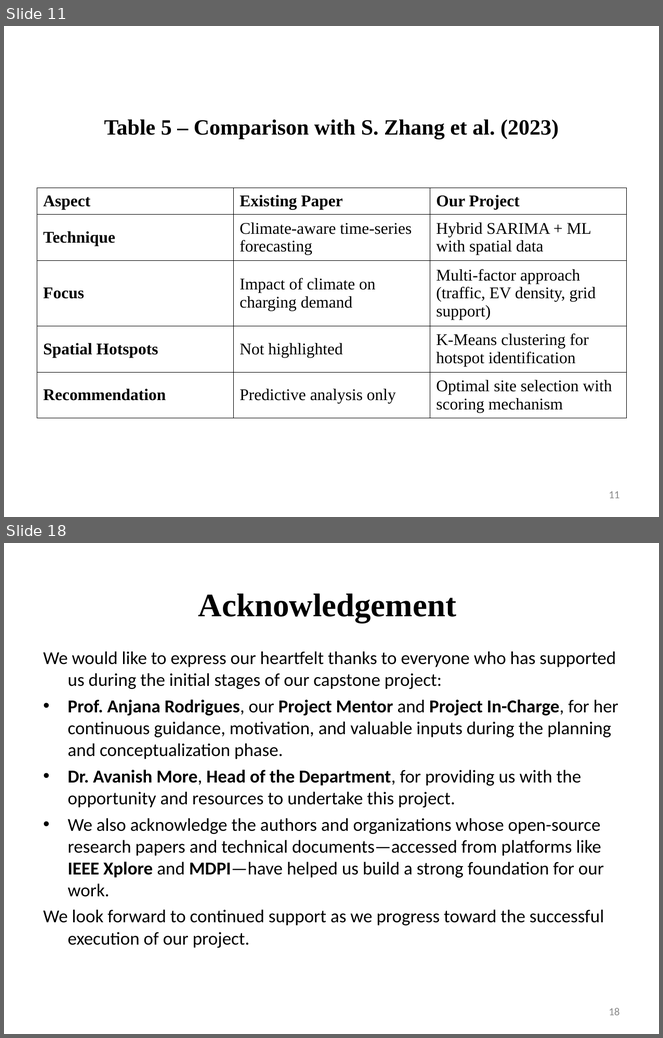
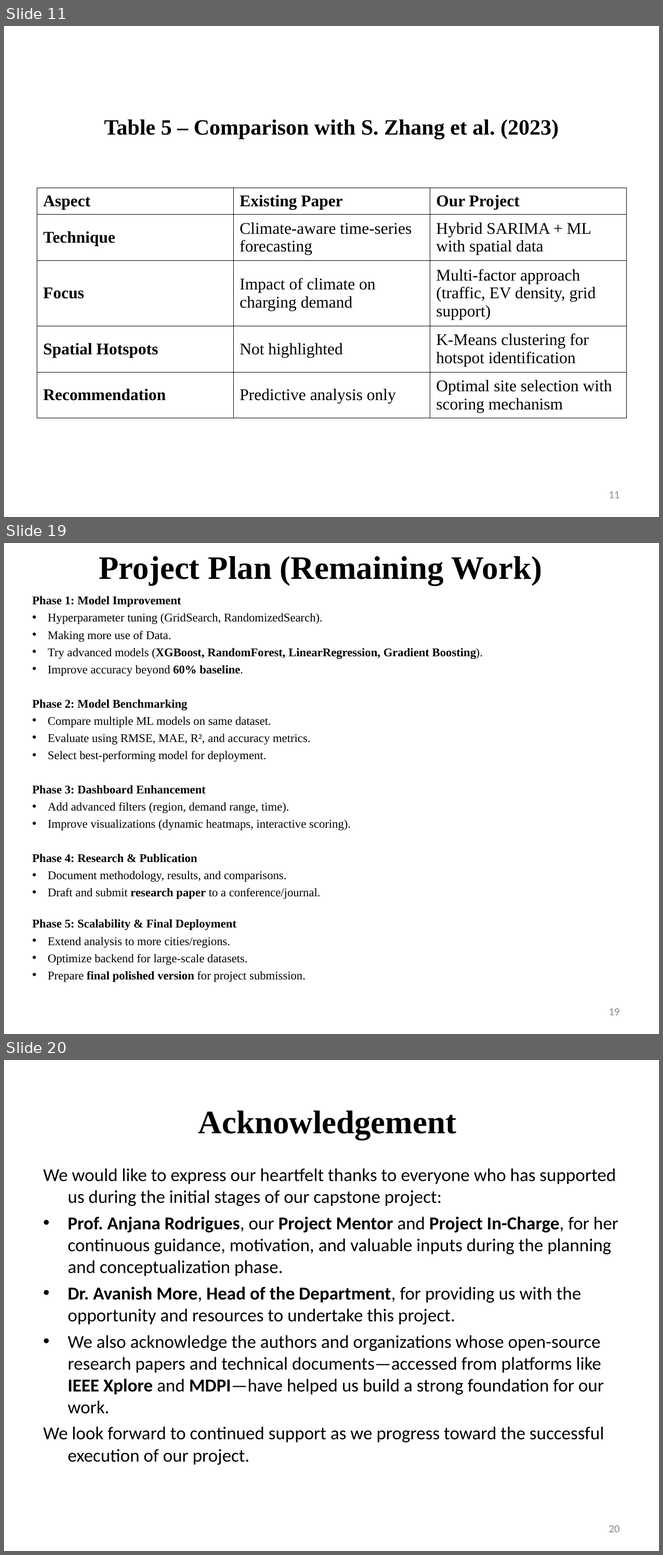
Before and after one commit to TirthDhandhukia30/EVision, a slide deck: Models/Topic 1- EVision.ppt. Shown one above the other, each under a label of ours: slides 11 and 18 before the commit, slides 11, 19 and 20 after it; the slides between them are not shown. The pictures are 663x1038 and 663x1555 pixels, drawn with LibreOffice and Linux fonts; fonts in the diff are those of the drawing. Boxes give left, top, right and bottom in pixels: in the first picture for what was removed or moved away, otherwise in the second. Text is boxed around its words. In the diff, an @@ line names an element or a change of style, - is before the commit and + after.

```diff
--- a/Models/Topic 1- EVision.ppt
+++ b/Models/Topic 1- EVision.ppt
@@ slide 19 added at (4, 543, 659, 1034), background #FFFFFF at 50% opacity @@
@@ title added at (99, 556, 542, 586), 36 pt, text #000000, bold @@
+Project Plan (Remaining Work)
@@ text added at (32, 596, 483, 982), 13 pt, text #000000 @@
+Phase 1: Model Improvement
+• Hyperparameter tuning (GridSearch, RandomizedSearch).
+• Making more use of Data.
+• Try advanced models (XGBoost, RandomForest, LinearRegression, Gradient Boosting).
+• Improve accuracy beyond 60% baseline.
+Phase 2: Model Benchmarking
+• Compare multiple ML models on same dataset.
+• Evaluate using RMSE, MAE, R², and accuracy metrics.
+• Select best-performing model for deployment.
+Phase 3: Dashboard Enhancement
+• Add advanced filters (region, demand range, time).
+• Improve visualizations (dynamic heatmaps, interactive scoring).
+Phase 4: Research & Publication
+• Document methodology, results, and comparisons.
+• Draft and submit research paper to a conference/journal.
+Phase 5: Scalability & Final Deployment
+• Extend analysis to more cities/regions.
+• Optimize backend for large-scale datasets.
+• Prepare final polished version for project submission.
@@ page number added at (609, 1008, 620, 1016), 12 pt, text #898989 @@
+19
@@ what was slide 18 is now slide 20 @@
@@ page number at (609, 1525, 620, 1533): text changed @@
-18
+20
```
Also in this commit, not shown: 7 slides changed, 5 other slides added, 3 slides removed, 29 other files.
